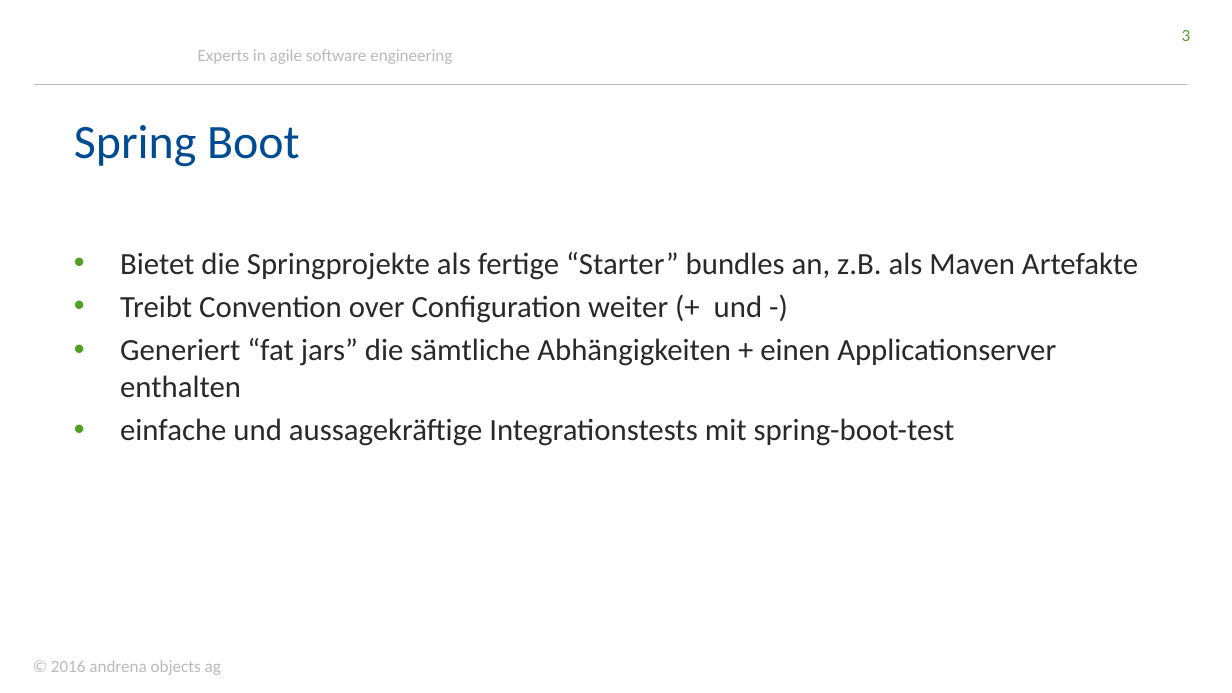
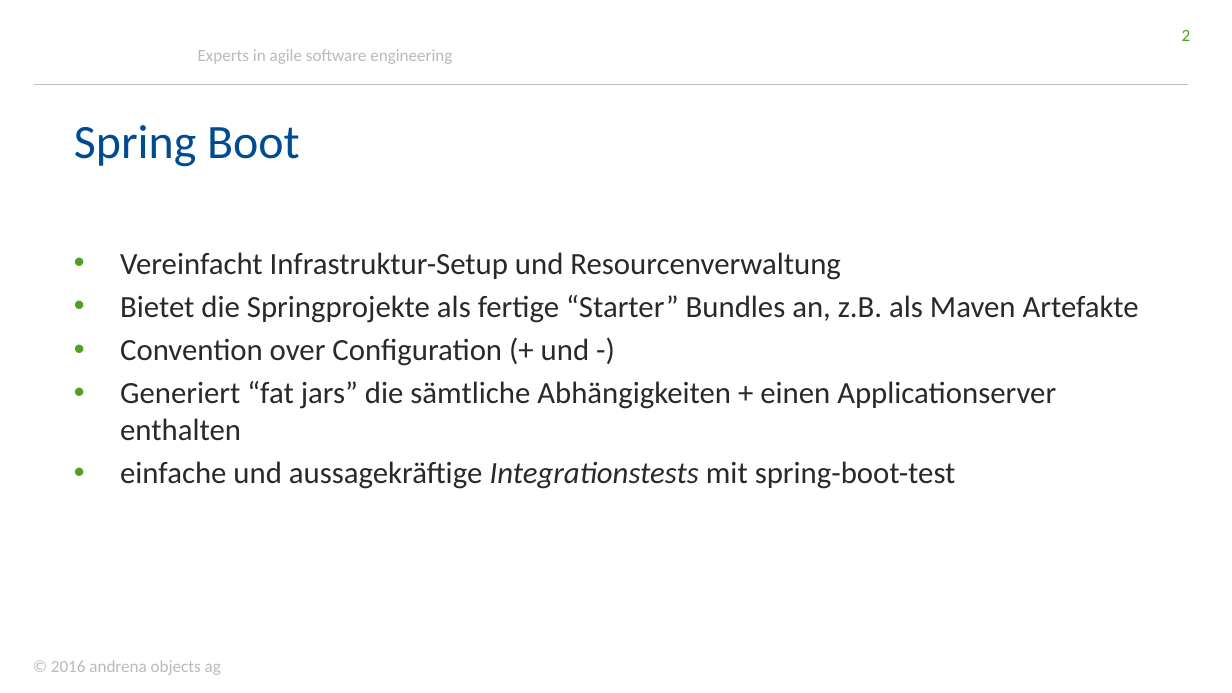
Before and after one commit to stklqt/oop-springboot-springdata-server, a slide deck: slide 2 of slidesXPDays.pptx (slide 3 before the commit). Drawn at 1232x693 pixels with LibreOffice and Linux fonts; fonts in the diff are those of the drawing; background and template pictures are left out. Boxes give left, top, right and bottom in pixels: in the first picture for what was removed or moved away, otherwise in the second. Text is boxed around its words. In the diff, an @@ line names an element or a change of style, - is before the commit and + after.

```diff
--- a/slidesXPDays.pptx
+++ b/slidesXPDays.pptx
@@ page number at (1182, 30, 1191, 41): text changed @@
-3
+2
@@ text at (120, 252, 1139, 366): text changed @@
-• Bietet die Springprojekte als fertige “Starter” bundles an, z.B. als Maven Artefakte
-• Treibt Convention over Configuration weiter (+ und -)
+• Vereinfacht Infrastruktur-Setup und Resourcenverwaltung
+• Bietet die Springprojekte als fertige “Starter” Bundles an, z.B. als Maven Artefakte
+• Convention over Configuration (+ und -)
@@ text at (120, 461, 956, 489): italic on in "Integrationstests" @@
```
Also in this commit, not shown: 6 other slides changed, 3 slides added, 1 slide removed.
